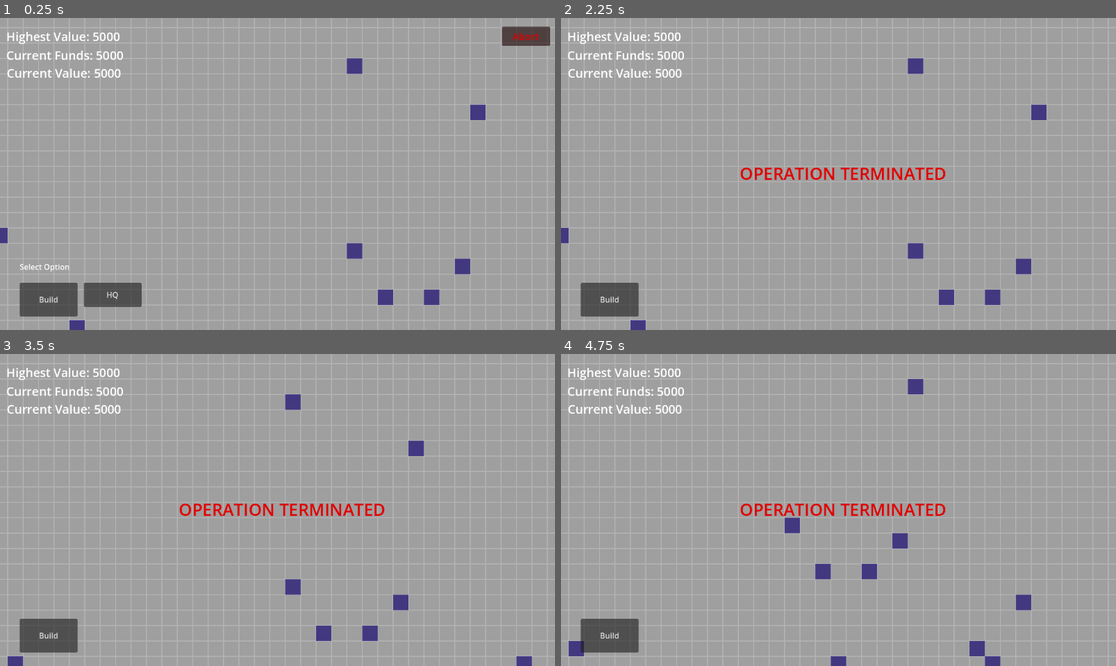
Above: before the commit, frames 1-4 (two rows, left to right).
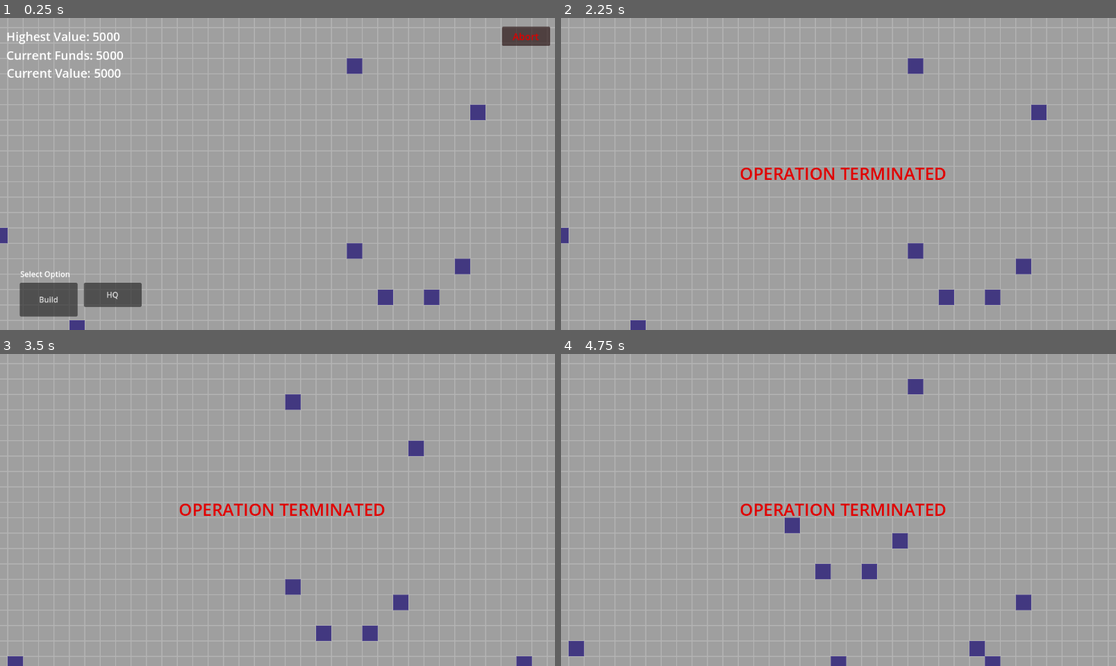
Above: after the commit, the same moments.

Repository: dwlee0802/BusinessTD
Game: Godot game, scene res://Scenes/game.tscn
Same seed, same stepped clock (60 frames per second), same inputs: the game is played once before the commit and once after it.
Inputs (mouse positions are in pixels of both pictures, inside the frame that each line leads up to):
- Up to frame 1 (0.25 s): no input
- Up to frame 2 (2.25 s): click "Build" at 0.5 s; click "Abort" at 1.25 s; click "Confirm" at 2 s
- Up to frame 3 (3.5 s): tap Enter at 2.75 s; move the mouse to (16, 357) at 2.77 s; hold D from 2.78 s (still down); click (16, 357) at 2.92 s
- Up to frame 4 (4.75 s): tap Space at 3.5 s; release D at 3.53 s; hold S 3.53-4.28 s; click (577, 357) at 3.67 s; tap Enter at 4.25 s; hold D from 4.28 s (still down); click (577, 357) at 4.42 s

The runs differ from the first frame. In frame 1, 0.2% of the frame differs, in the area x 3-13%, y 78-84%; in frame 2, 1.9%, in the area x 1-23%, y 4-96%; in frame 3, 1.9%; in frame 4, 1.9%.

Commit message:
Ingame UI is now hidden when game ends.

Diff:
--- a/Scenes/game.gd
+++ b/Scenes/game.gd
@@ -248,9 +248,10 @@
 
 
 func GameOver():
-	get_node("Camera/CanvasLayer/InGameUI/GameOverLabel").visible = true
+	get_node("Camera/CanvasLayer/GameOverLabel").visible = true
 	gameStarted = false
 	emit_signal("game_ended")
+	get_node("Camera/CanvasLayer/InGameUI").visible = false
 
 
 # when the current operation can't be profitable anymore, the player can abort mission
--- a/Scenes/game.tscn
+++ b/Scenes/game.tscn
@@ -16,66 +16,10 @@
 
 [node name="CanvasLayer" type="CanvasLayer" parent="Camera"]
 
-[node name="InGameUI" type="Control" parent="Camera/CanvasLayer"]
-layout_mode = 3
-anchors_preset = 0
-offset_right = 40.0
-offset_bottom = 40.0
-
-[node name="BuildMenu" type="Control" parent="Camera/CanvasLayer/InGameUI"]
-anchors_preset = 0
-offset_left = 41.0
-offset_top = 550.0
-offset_right = 81.0
-offset_bottom = 590.0
-
-[node name="BuildButton" type="Button" parent="Camera/CanvasLayer/InGameUI/BuildMenu"]
-layout_mode = 0
-offset_right = 120.0
-offset_bottom = 70.0
-text = "Build"
-script = ExtResource("3_fhnyi")
-
-[node name="BuildOptionsMenu" type="Control" parent="Camera/CanvasLayer/InGameUI/BuildMenu/BuildButton"]
-anchors_preset = 0
-offset_right = 40.0
-offset_bottom = 40.0
-
-[node name="SelectOptionLabel" type="RichTextLabel" parent="Camera/CanvasLayer/InGameUI/BuildMenu/BuildButton/BuildOptionsMenu"]
-layout_mode = 0
-offset_top = -45.0
-offset_right = 200.0
-offset_bottom = -5.0
-text = "Select Option"
-
-[node name="HQButton" type="Button" parent="Camera/CanvasLayer/InGameUI/BuildMenu/BuildButton/BuildOptionsMenu"]
-layout_mode = 0
-offset_left = 133.0
-offset_right = 253.0
-offset_bottom = 50.0
-text = "HQ"
-
-[node name="TurretButton" type="Button" parent="Camera/CanvasLayer/InGameUI/BuildMenu/BuildButton/BuildOptionsMenu"]
-visible = false
-layout_mode = 0
-offset_left = 133.0
-offset_right = 253.0
-offset_bottom = 50.0
-text = "Turret"
-
-[node name="MiningDrillButton" type="Button" parent="Camera/CanvasLayer/InGameUI/BuildMenu/BuildButton/BuildOptionsMenu"]
-visible = false
-layout_mode = 0
-offset_left = 266.0
-offset_right = 386.0
-offset_bottom = 50.0
-text = "Mining Drill"
-
-[node name="GameOverLabel" type="Label" parent="Camera/CanvasLayer/InGameUI"]
+[node name="GameOverLabel" type="Label" parent="Camera/CanvasLayer"]
 visible = false
 modulate = Color(0.886275, 0, 0, 1)
 texture_filter = 1
-layout_mode = 0
 offset_left = 370.0
 offset_top = 294.0
 offset_right = 801.0
@@ -85,6 +29,62 @@
 horizontal_alignment = 1
 vertical_alignment = 1
 uppercase = true
+
+[node name="InGameUI" type="Control" parent="Camera/CanvasLayer"]
+layout_mode = 3
+anchors_preset = 0
+offset_right = 40.0
+offset_bottom = 40.0
+
+[node name="BuildMenu" type="Control" parent="Camera/CanvasLayer/InGameUI"]
+anchors_preset = 0
+offset_left = 41.0
+offset_top = 550.0
+offset_right = 81.0
+offset_bottom = 590.0
+
+[node name="BuildButton" type="Button" parent="Camera/CanvasLayer/InGameUI/BuildMenu"]
+layout_mode = 0
+offset_right = 120.0
+offset_bottom = 70.0
+text = "Build"
+script = ExtResource("3_fhnyi")
+
+[node name="BuildOptionsMenu" type="Control" parent="Camera/CanvasLayer/InGameUI/BuildMenu/BuildButton"]
+anchors_preset = 0
+offset_right = 40.0
+offset_bottom = 40.0
+
+[node name="SelectOptionLabel" type="RichTextLabel" parent="Camera/CanvasLayer/InGameUI/BuildMenu/BuildButton/BuildOptionsMenu"]
+layout_mode = 0
+offset_left = 1.0
+offset_top = -30.0
+offset_right = 201.0
+offset_bottom = 10.0
+text = "Select Option"
+
+[node name="HQButton" type="Button" parent="Camera/CanvasLayer/InGameUI/BuildMenu/BuildButton/BuildOptionsMenu"]
+layout_mode = 0
+offset_left = 133.0
+offset_right = 253.0
+offset_bottom = 50.0
+text = "HQ"
+
+[node name="TurretButton" type="Button" parent="Camera/CanvasLayer/InGameUI/BuildMenu/BuildButton/BuildOptionsMenu"]
+visible = false
+layout_mode = 0
+offset_left = 133.0
+offset_right = 253.0
+offset_bottom = 50.0
+text = "Turret"
+
+[node name="MiningDrillButton" type="Button" parent="Camera/CanvasLayer/InGameUI/BuildMenu/BuildButton/BuildOptionsMenu"]
+visible = false
+layout_mode = 0
+offset_left = 266.0
+offset_right = 386.0
+offset_bottom = 50.0
+text = "Mining Drill"
 
 [node name="GamePausedLabel" type="RichTextLabel" parent="Camera/CanvasLayer/InGameUI"]
 visible = false
